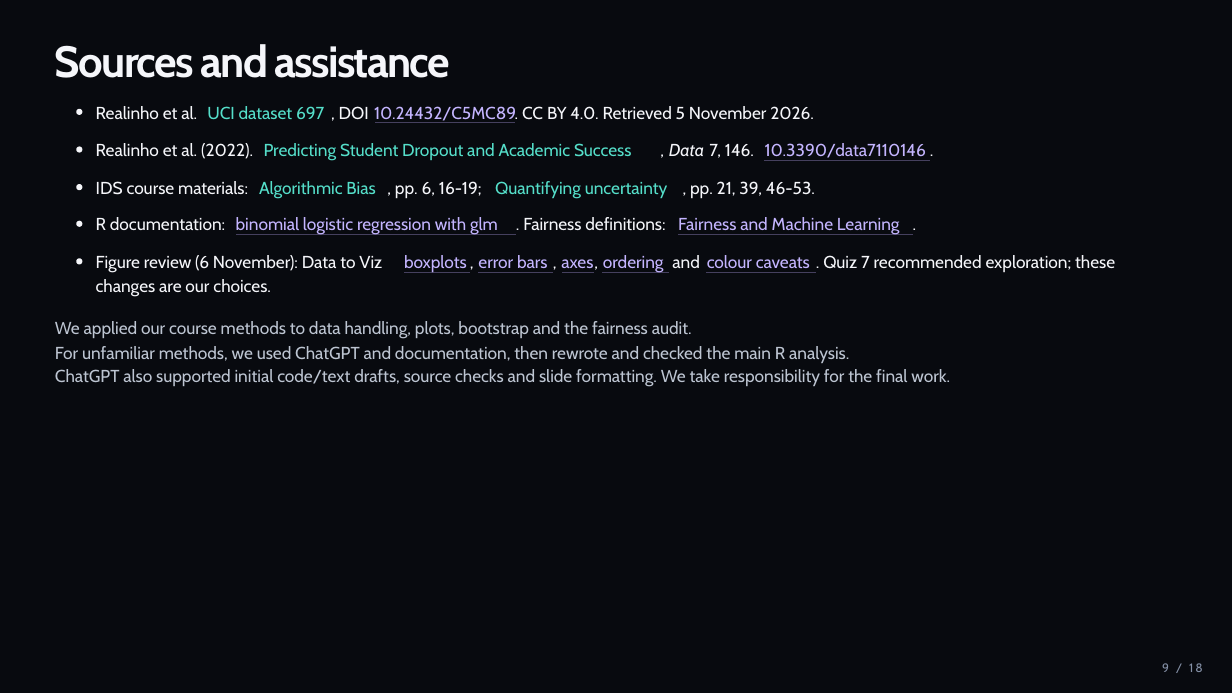
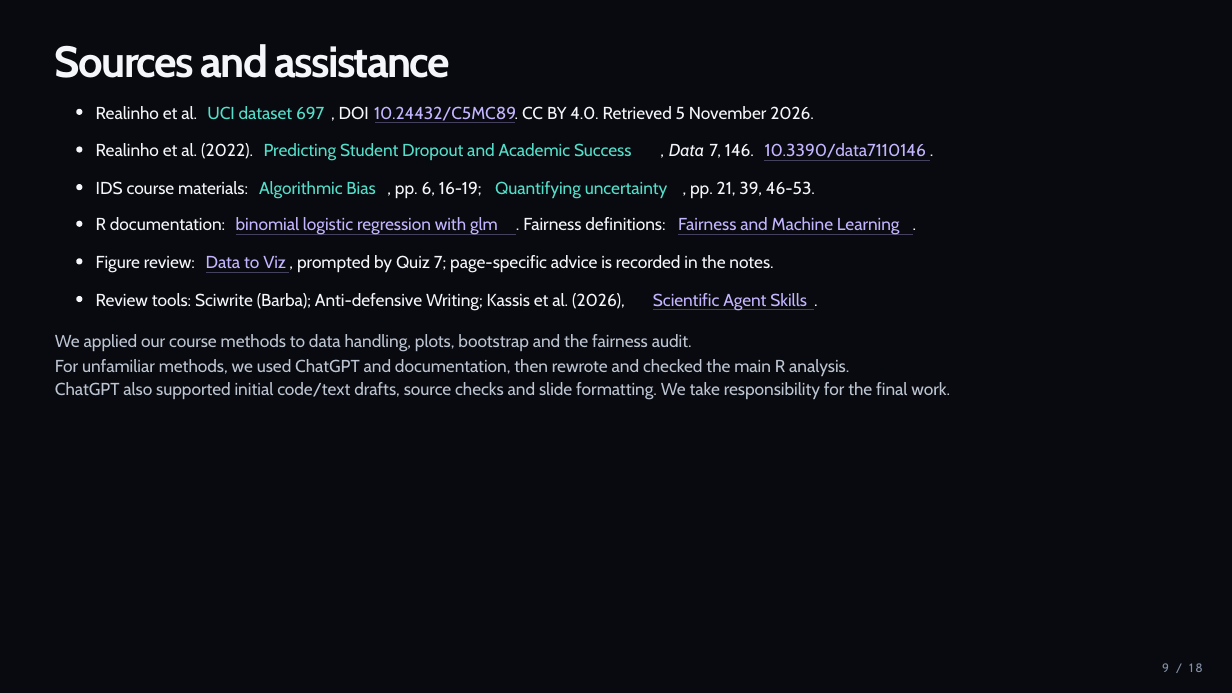
Before and after one commit to Tigershengsheng/ids-project, a slide deck: slide 9 of output/powerpoint/Student_Dropout_Presentation.pptx. Drawn at 1232x693 pixels with LibreOffice and Linux fonts; fonts in the diff are those of the drawing. Boxes give left, top, right and bottom in pixels: in the first picture for what was removed or moved away, otherwise in the second. Text is boxed around its words. In the diff, an @@ line names an element or a change of style, - is before the commit and + after.

```diff
--- a/output/powerpoint/Student_Dropout_Presentation.pptx
+++ b/output/powerpoint/Student_Dropout_Presentation.pptx
@@ text added at bbox=[96, 256, 195, 273], 13.5 pt, text #F5F6FA @@
+Figure review:
@@ text at bbox=[206, 256, 286, 273]: text changed; text colour #F5F6FA to #C4B5FF @@
-Figure review (6 November): Data to Viz
+Data to Viz
@@ text added at bbox=[297, 255, 773, 273], 13.5 pt, text #F5F6FA @@
+, prompted by Quiz 7; page-specific advice is recorded in the notes.
@@ text removed at bbox=[404, 255, 467, 273] @@
-boxplots
@@ text removed at bbox=[470, 251, 486, 278] @@
-,
@@ text removed at bbox=[478, 255, 548, 273] @@
-error bars
@@ text removed at bbox=[553, 251, 568, 278] @@
-,
@@ text removed at bbox=[561, 259, 598, 273] @@
-axes
@@ text removed at bbox=[603, 255, 664, 273] @@
-ordering
@@ text removed at bbox=[672, 255, 700, 268] @@
-and
@@ text removed at bbox=[707, 255, 810, 273] @@
-colour caveats
@@ text removed at bbox=[823, 255, 1115, 272] @@
-. Quiz 7 recommended exploration; these
@@ freeform shape added at bbox=[77, 296, 83, 302], fill #F5F6FA @@
@@ text removed at bbox=[96, 279, 271, 297] @@
-changes are our choices.
@@ text added at bbox=[96, 293, 625, 311], 13.5 pt, text #F5F6FA @@
+Review tools: Sciwrite (Barba); Anti-defensive Writing; Kassis et al. (2026),
@@ freeform shape: place and size @@
-freeform shape at bbox=[404, 272, 470, 273]
+freeform shape at bbox=[205, 272, 288, 273]
@@ freeform shape removed at bbox=[479, 272, 553, 273] @@
@@ freeform shape removed at bbox=[562, 272, 594, 273] @@
@@ freeform shape removed at bbox=[603, 272, 669, 273] @@
@@ text added at bbox=[653, 293, 807, 311], 13.5 pt, text #C4B5FF @@
+Scientific Agent Skills
@@ text at bbox=[814, 289, 825, 316]: text changed @@
-,
+.
@@ freeform shape: place and size @@
-freeform shape at bbox=[706, 272, 816, 273]
+freeform shape at bbox=[653, 310, 814, 311]
@@ 3 texts: place and size @@
-3 texts at bbox=[55, 321, 950, 387]
+3 texts at bbox=[55, 334, 950, 400]
```
Also in this commit, not shown: 6 other slides changed, 20 other files.
